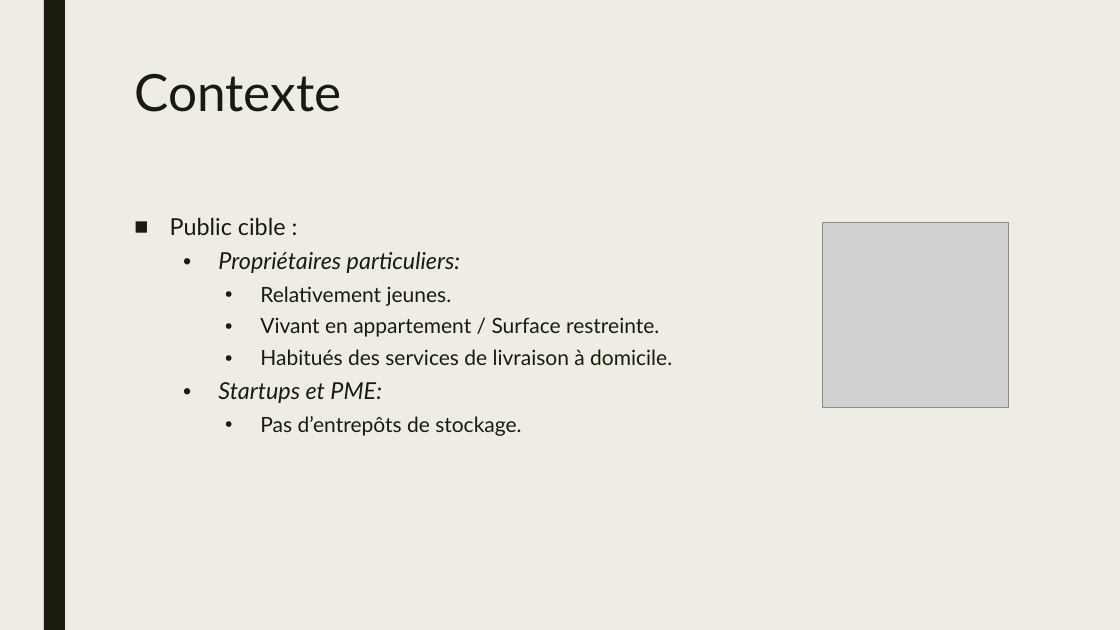
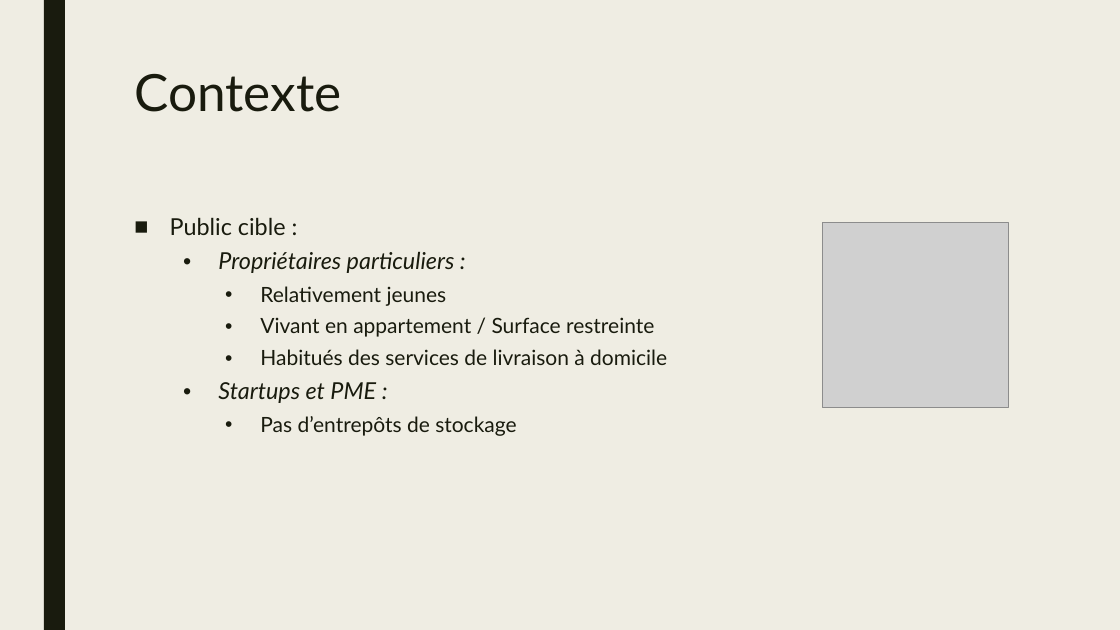
Before and after one commit to csorano/FlexiBox, a slide deck: slide 4 of Diaporama/Diaporama.pptx. Drawn at 1120x630 pixels with LibreOffice and Linux fonts; fonts in the diff are those of the drawing; grey boxes stand for pictures. Boxes give left, top, right and bottom in pixels: in the first picture for what was removed or moved away, otherwise in the second. Text is boxed around its words. In the diff, an @@ line names an element or a change of style, - is before the commit and + after.

Commit message:
Updated .pptx file

```diff
--- a/Diaporama/Diaporama.pptx
+++ b/Diaporama/Diaporama.pptx
@@ text at [218,251,667,436]: text changed @@
-  • Propriétaires particuliers:
-    • Relativement jeunes.
-    • Vivant en appartement / Surface restreinte.
-    • Habitués des services de livraison à domicile.
-  • Startups et PME:
-    • Pas d’entrepôts de stockage.
+  • Propriétaires particuliers :
+    • Relativement jeunes
+    • Vivant en appartement / Surface restreinte
+    • Habitués des services de livraison à domicile
+  • Startups et PME :
+    • Pas d’entrepôts de stockage
```
Also in this commit, not shown: 4 other slides changed.
